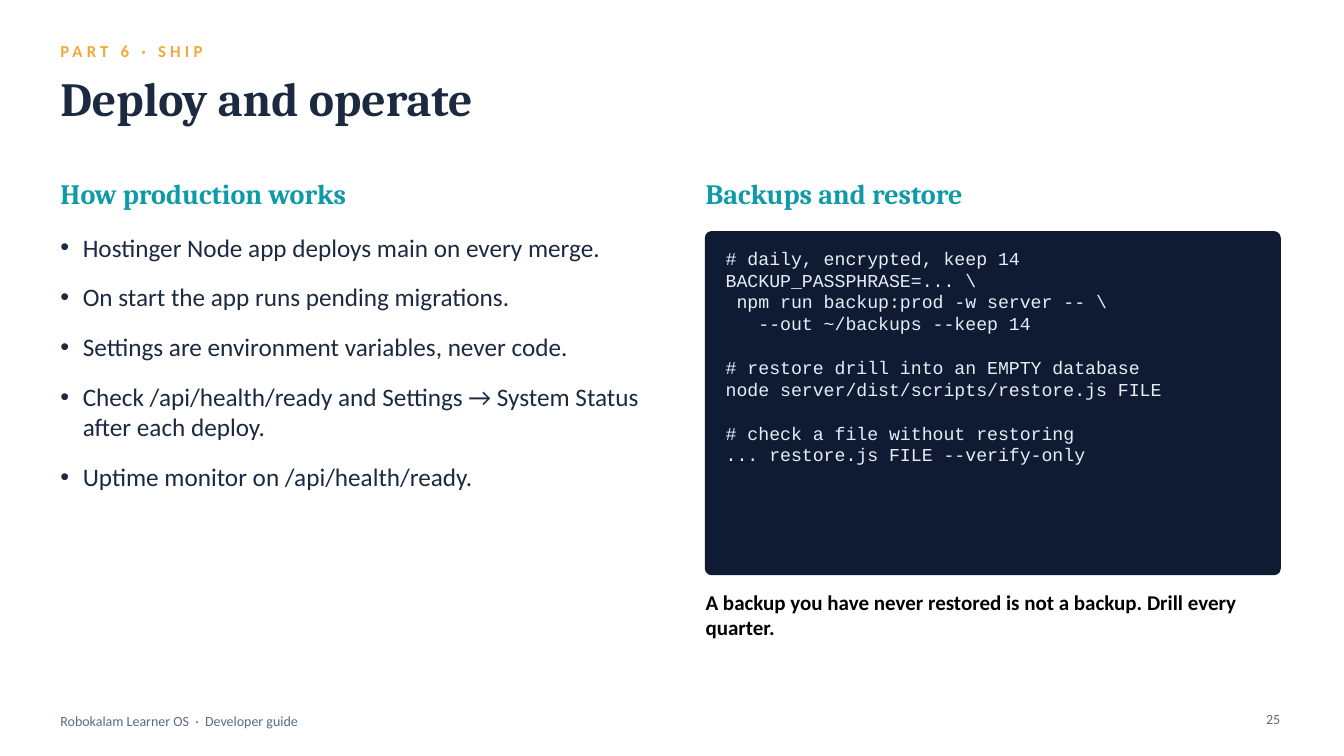
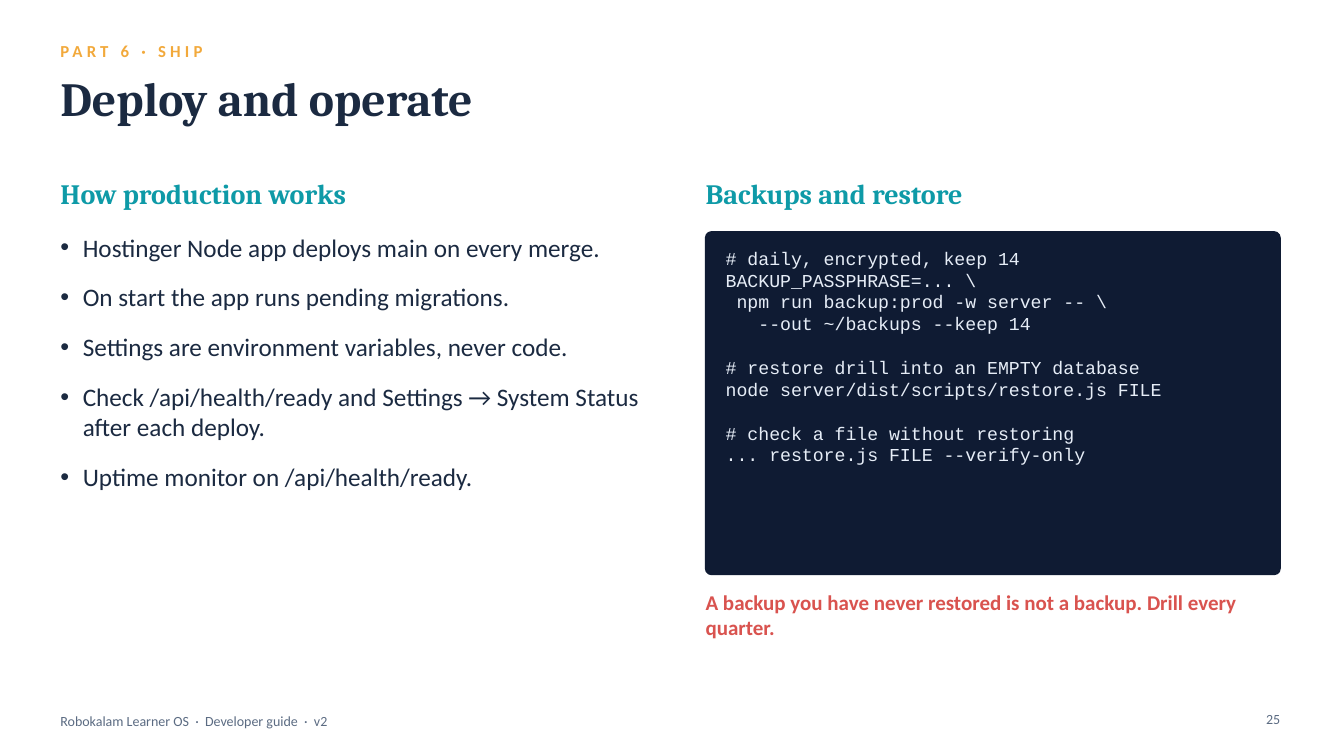
Before and after one commit to abhinayame/robokalamOS, a slide deck: slide 25 of docs/Robokalam-Learner-OS-Developer-Guide.pptx. Drawn at 1344x756 pixels with LibreOffice and Linux fonts; fonts in the diff are those of the drawing. Boxes give left, top, right and bottom in pixels: in the first picture for what was removed or moved away, otherwise in the second. Text is boxed around its words. In the diff, an @@ line names an element or a change of style, - is before the commit and + after.

```diff
--- a/docs/Robokalam-Learner-OS-Developer-Guide.pptx
+++ b/docs/Robokalam-Learner-OS-Developer-Guide.pptx
@@ text "A backup you have never ..." at [706, 595, 1236, 639]: text colour #000000 to #D9534F @@
@@ text at [60, 716, 327, 729]: text changed @@
-Robokalam Learner OS · Developer guide
+Robokalam Learner OS · Developer guide · v2
```
Also in this commit, not shown: 27 other slides changed, 9 slides added, 4 other files.
